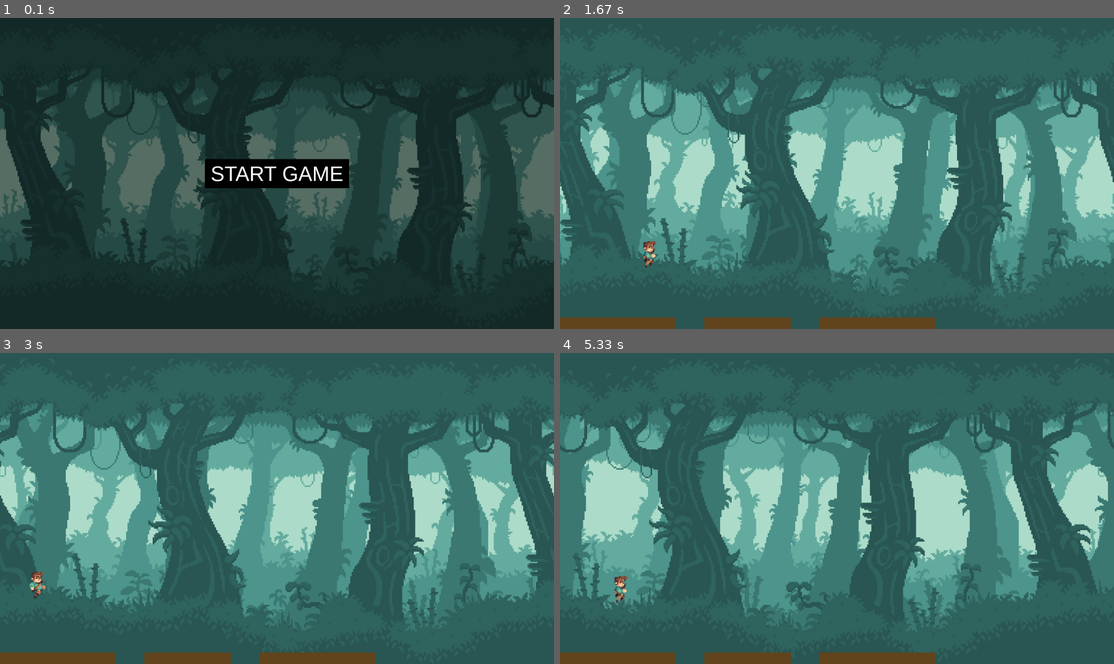
Above: before the commit, frames 1-4 (two rows, left to right).
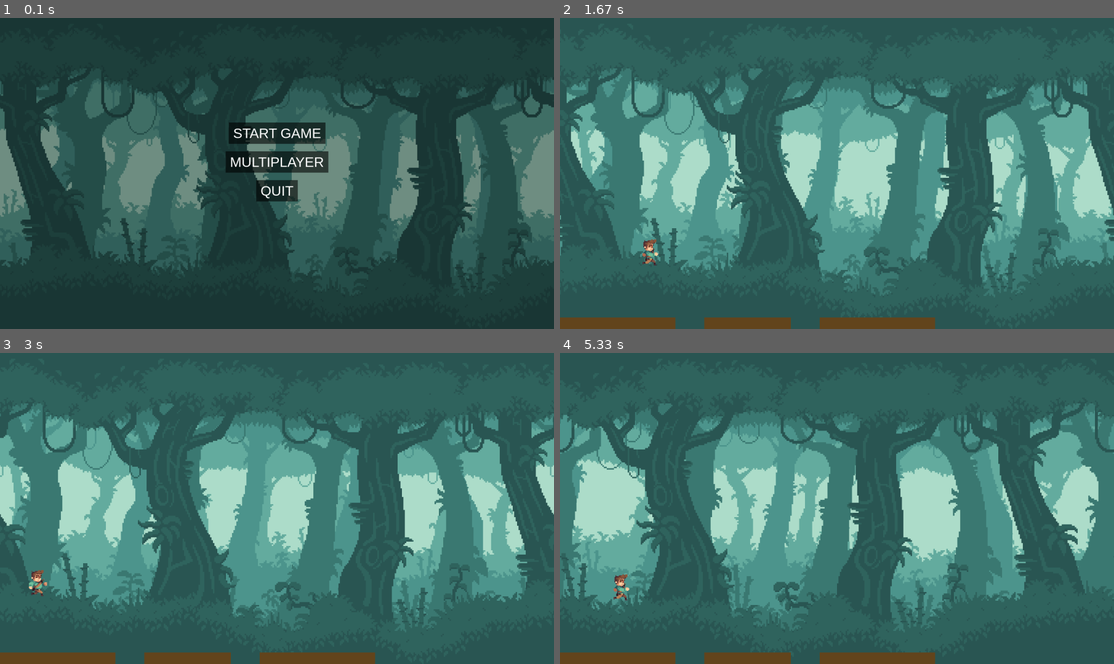
Above: after the commit, the same moments.

Repository: PyroJet1/Pygame-Multiplayer-Endless-Scroller
Game: pygame game, started from __main__.py
The game is run twice, just before and just after one commit, with the same random seed, the same clock (stepped at 60 frames per second) and the same inputs.
Inputs:
- Up to frame 1 (0.1 s): no input
- Up to frame 2 (1.67 s): click "START GAME" at 0.38 s; hold D 0.67-1.13 s; hold D 1.17-1.63 s; tap Space at 1.23, 1.53 s
- Up to frame 3 (3 s): hold A 1.67-2.2 s; tap Space at 1.73, 2.03, 2.3, 2.6, 2.73 s; hold A 2.23-2.63 s; hold D from 2.67 s (still down)
- Up to frame 4 (5.33 s): tap Space at 3.03, 3.4, 3.7, 3.9, 4.2, 4.4, 4.7, 4.9, 5.2 s; release D at 3.3 s; hold A 3.33-3.8 s; hold D 3.83-4.3 s; hold D 4.33-4.8 s; hold A from 4.83 s (still down)

The runs differ from the first frame. In frame 1, 19% of the frame differs, in the area x 0-100%, y 20-73%; in frame 2, 17%; in frame 3, 17%; in frame 4, 19%, in the area x 0-100%, y 16-90%.

Commit message:
added quit and multiplayer buttons

Diff:
--- a/game.py
+++ b/game.py
@@ -40,33 +40,47 @@
             pygame.display.update()
 
     def run_game_menu(self):
-        font = pygame.font.SysFont("Arial", 72)
-        button_text = font.render("START GAME", True, (255, 255, 255))
-        button_rect = button_text.get_rect(center=(self.SCREEN_WIDTH // 2, self.SCREEN_HEIGHT // 2))
+        pygame.font.init()
+        font = pygame.font.SysFont("Arial", 48)
+
+        buttons = [
+            {"label": "START GAME", "action": "solo"},
+            {"label": "MULTIPLAYER", "action": "multiplayer"},
+            {"label": "QUIT", "action": "quit"}
+        ]
+
+        button_rects = []
+        for i, button in enumerate(buttons):
+            text_surf = font.render(button["label"], True, (255, 255, 255))
+            text_rect = text_surf.get_rect(center=(self.SCREEN_WIDTH // 2, 400 + i * 100))
+            button["surface"] = text_surf
+            button["rect"] = text_rect
+            button_rects.append(button)
 
         while self.run:
-            dt = 0.0001
-            self.background.create_parallax(dt)
+            self.background.create_parallax(0.0001)
 
-            delta_time = 0.001
+            # Slight dark overlay
             overlay = pygame.Surface((self.SCREEN_WIDTH, self.SCREEN_HEIGHT), pygame.SRCALPHA)
-            overlay.fill((0, 0, 0, 128))  # 128 = 35% opacity
-
+            overlay.fill((0, 0, 0, 90))  # Very light darkness
             self.screen.blit(overlay, (0, 0))
 
-            # Draw button background and text
-            pygame.draw.rect(self.screen, (0, 0, 0), button_rect.inflate(40, 20))  # button background
-            self.screen.blit(button_text, button_rect)
+            # Draw translucent buttons with text
+            for button in buttons:
+                rect = button["rect"]
+                bg = pygame.Surface(rect.inflate(30, 20).size, pygame.SRCALPHA)
+                bg.fill((0, 0, 0, 150))  # Translucent black
+                self.screen.blit(bg, rect.inflate(30, 20).topleft)
+                self.screen.blit(button["surface"], rect)
 
             # Handle events
             for event in pygame.event.get():
                 if event.type == pygame.QUIT:
                     pygame.quit()
-                    return False  # Will later quit program
+                    return "quit"
                 elif event.type == pygame.MOUSEBUTTONDOWN:
-                    if button_rect.collidepoint(event.pos):
-                        return True  # Signal to start game
+                    for button in buttons:
+                        if button["rect"].collidepoint(event.pos):
+                            return button["action"]
 
             pygame.display.update()
-
-        return None
--- a/menu.py
+++ b/menu.py
@@ -1,9 +1,18 @@
-
+import pygame
 from game import Game
 
 def run_menu():
     game = Game()
-    return game.run_game_menu()
+    selection = game.run_game_menu()
+
+    if selection == "solo":
+        game.run_game()
+    elif selection == "multiplayer":
+        # Yet to build
+        print("Multiplayer menu not implemented yet")
+    elif selection == "quit":
+        pygame.quit()
+        return
 
 # For testing the menu directly
 if __name__ == "__main__":
